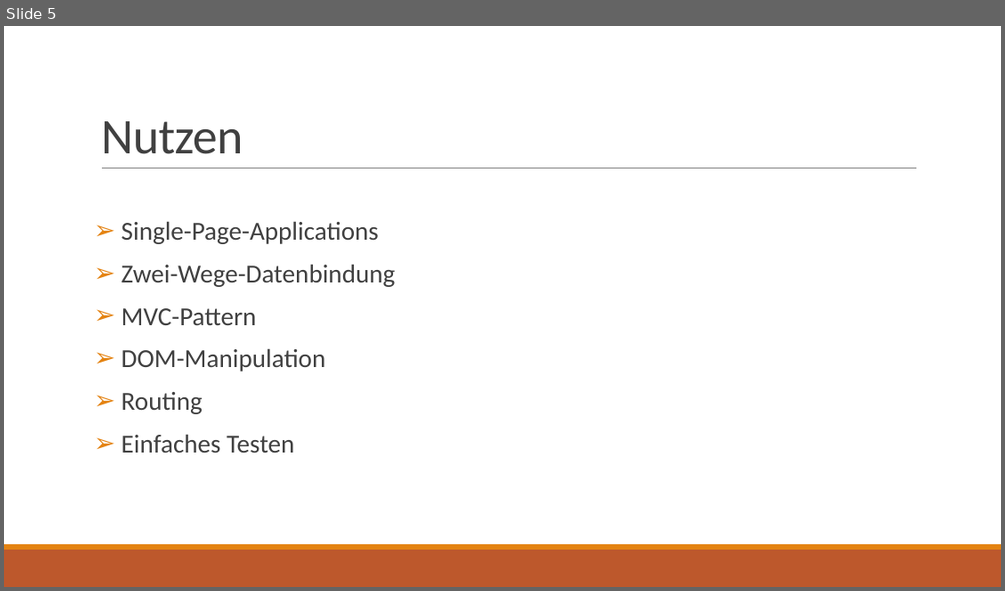
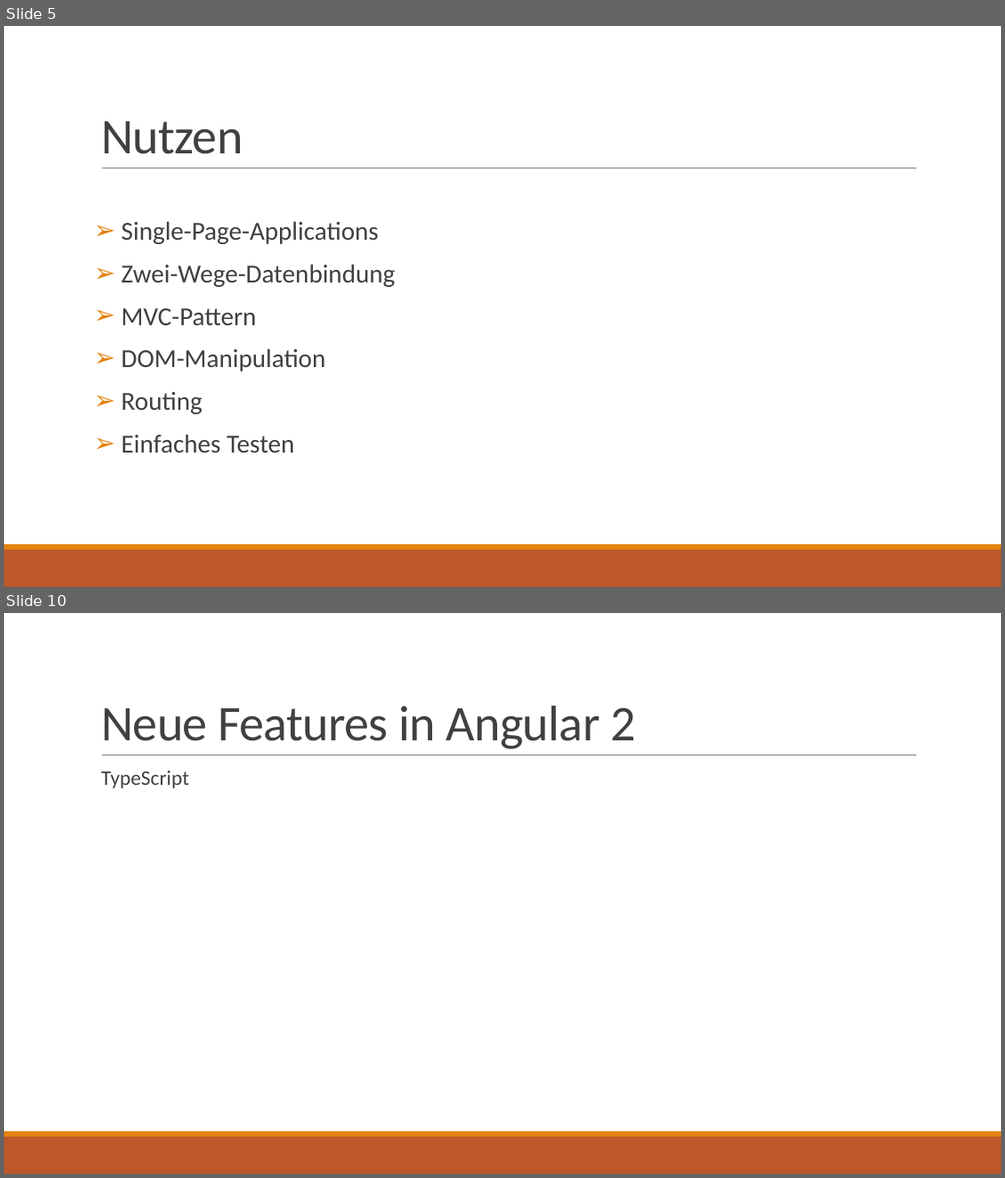
Before and after one commit to ptreyer/AngularJS, a slide deck: presentation/AngularJS.pptx. Shown one above the other, each under a label of ours: slide 5 before the commit, slides 5 and 10 after it; the slides between them are not shown. The pictures are 1005x591 and 1005x1178 pixels, drawn with LibreOffice and Linux fonts; fonts in the diff are those of the drawing. Boxes give left, top, right and bottom in pixels: in the first picture for what was removed or moved away, otherwise in the second. Text is boxed around its words. In the diff, an @@ line names an element or a change of style, - is before the commit and + after.

```diff
--- a/presentation/AngularJS.pptx
+++ b/presentation/AngularJS.pptx
@@ slide 10 added at (4, 613, 1001, 1174), background #FFFFFF; not listed: 3 template elements that a slide beside it also shows @@
@@ title added at (101, 706, 635, 749), 48 pt, text #404040 @@
+Neue Features in Angular 2
@@ text added at (101, 771, 189, 788), 20 pt, text #404040 @@
+  TypeScript
```
Also in this commit, not shown: 5 other slides added, 5 other files.
